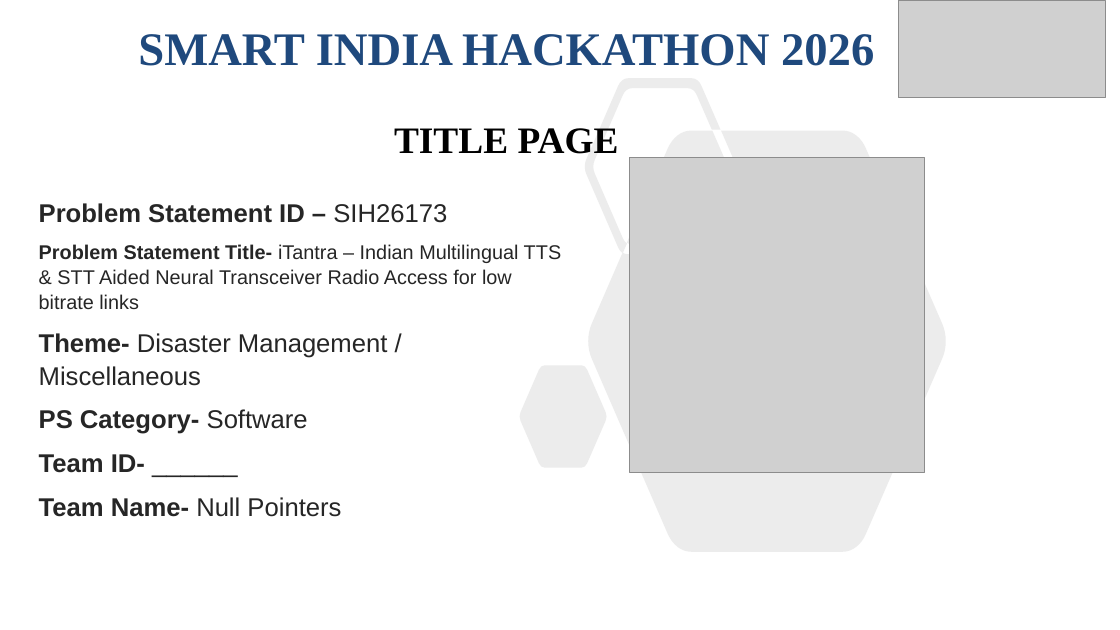
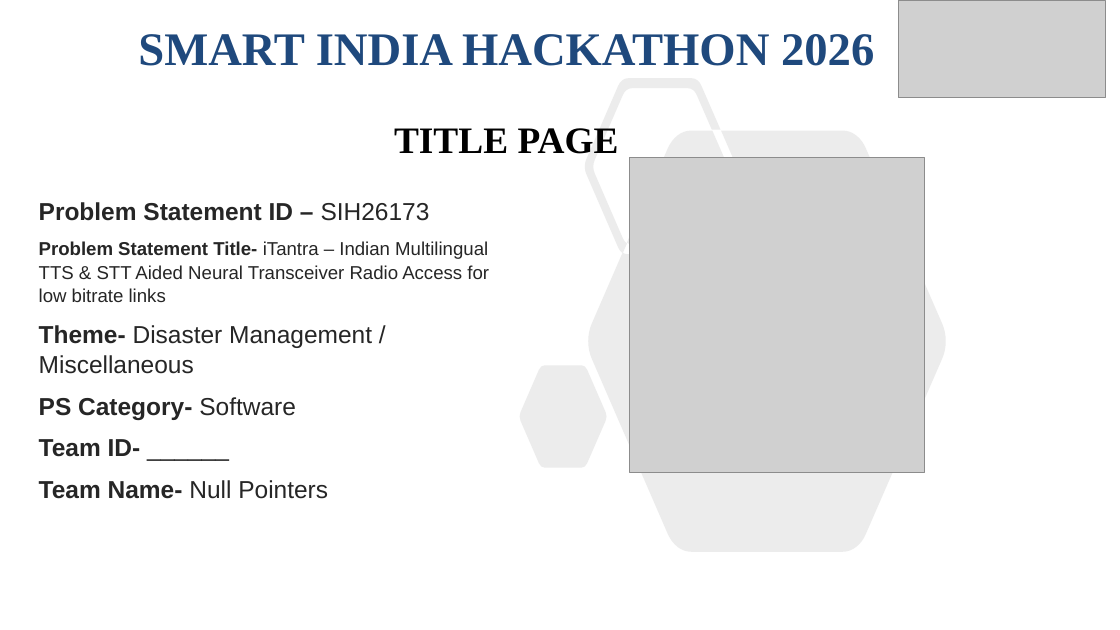
Before and after one commit to satyam-mishra-dev/itantra, a slide deck: slide 1 of docs/SIH2026-iTantra-idea-PPT.pptx. Drawn at 1120x630 pixels with LibreOffice and Linux fonts; fonts in the diff are those of the drawing; grey boxes stand for pictures. Boxes give left, top, right and bottom in pixels: in the first picture for what was removed or moved away, otherwise in the second. Text is boxed around its words. In the diff, an @@ line names an element or a change of style, - is before the commit and + after.

```diff
--- a/docs/SIH2026-iTantra-idea-PPT.pptx
+++ b/docs/SIH2026-iTantra-idea-PPT.pptx
@@ text "Problem Statement ID – SIH26173" at <box>39,202,489,499</box>: size 22 to 21 pt in "Problem Statement ID – SIH26173", "Theme- Disaster Management / Miscellaneous", "PS Category- Software", "Team ID- ______" and 1 more places; size 17 to 16 pt in "Problem Statement Title- iTantra – Indian Multilingual ..."; less space between paragraphs @@
```
Also in this commit, not shown: 5 other slides changed.
